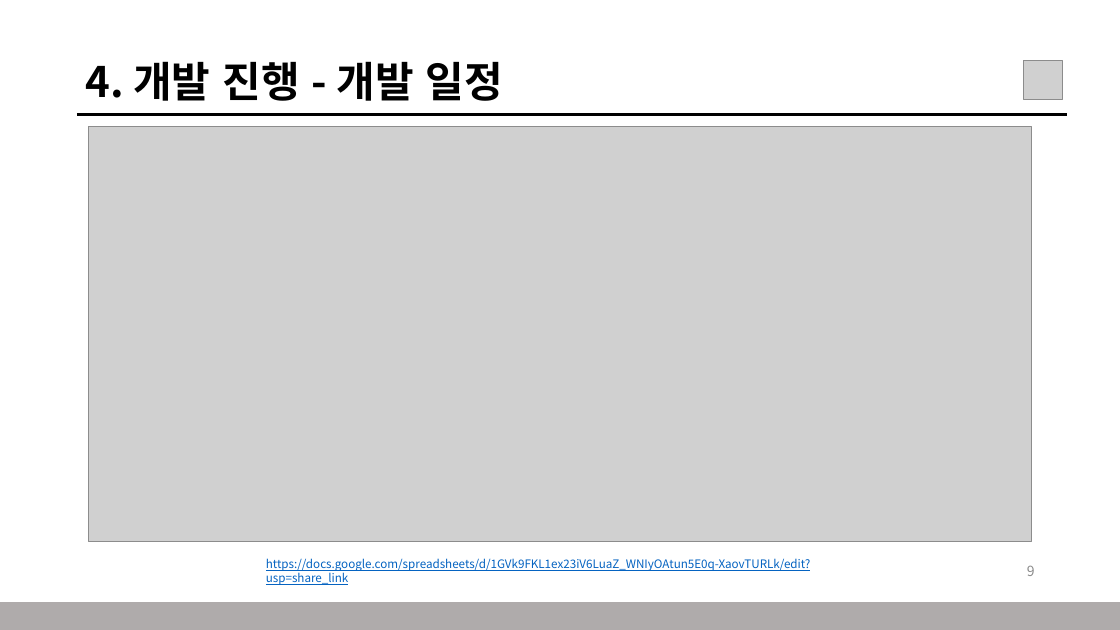
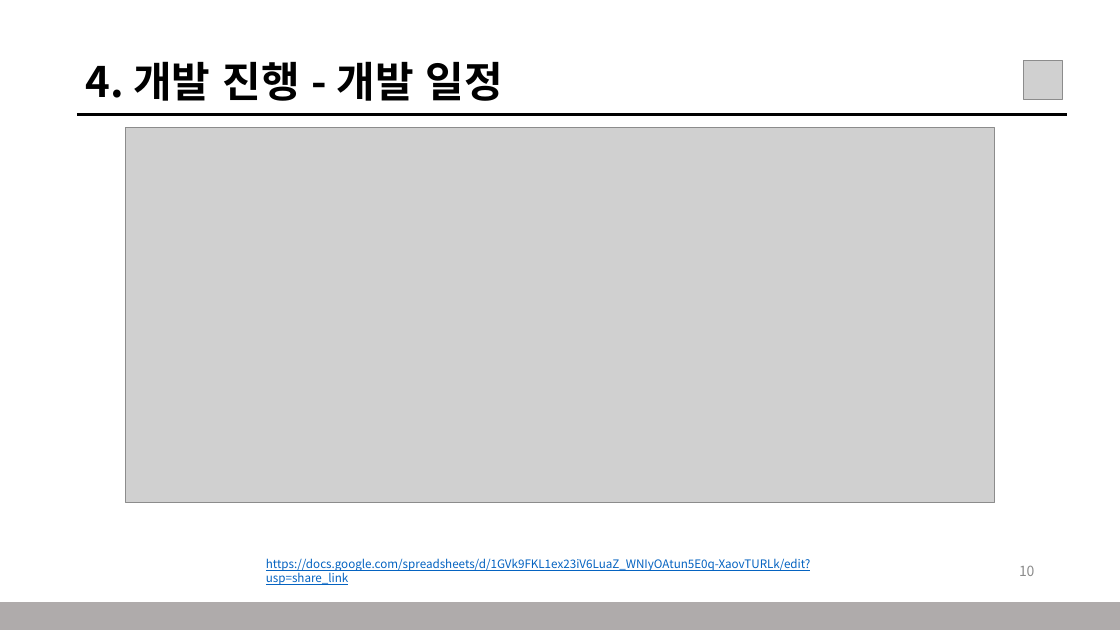
Before and after one commit to TRASHES0/MAFIA_60SECs, a slide deck: slide 10 of 기획/Trashes_메인기획서.pptx (slide 9 before the commit). Drawn at 1120x630 pixels with LibreOffice and Linux fonts; fonts in the diff are those of the drawing; grey boxes stand for pictures; background and template pictures are left out. Boxes give left, top, right and bottom in pixels: in the first picture for what was removed or moved away, otherwise in the second. Text is boxed around its words. In the diff, an @@ line names an element or a change of style, - is before the commit and + after.

```diff
--- a/기획/Trashes_메인기획서.pptx
+++ b/기획/Trashes_메인기획서.pptx
@@ picture resized from (x1=89, y1=126, x2=1032, y2=542) to (x1=125, y1=128, x2=994, y2=503) @@
@@ page number at (x1=1019, y1=565, x2=1035, y2=576): text changed @@
-9
+10
```
Also in this commit, not shown: 3 other slides changed, 1 slide added.
